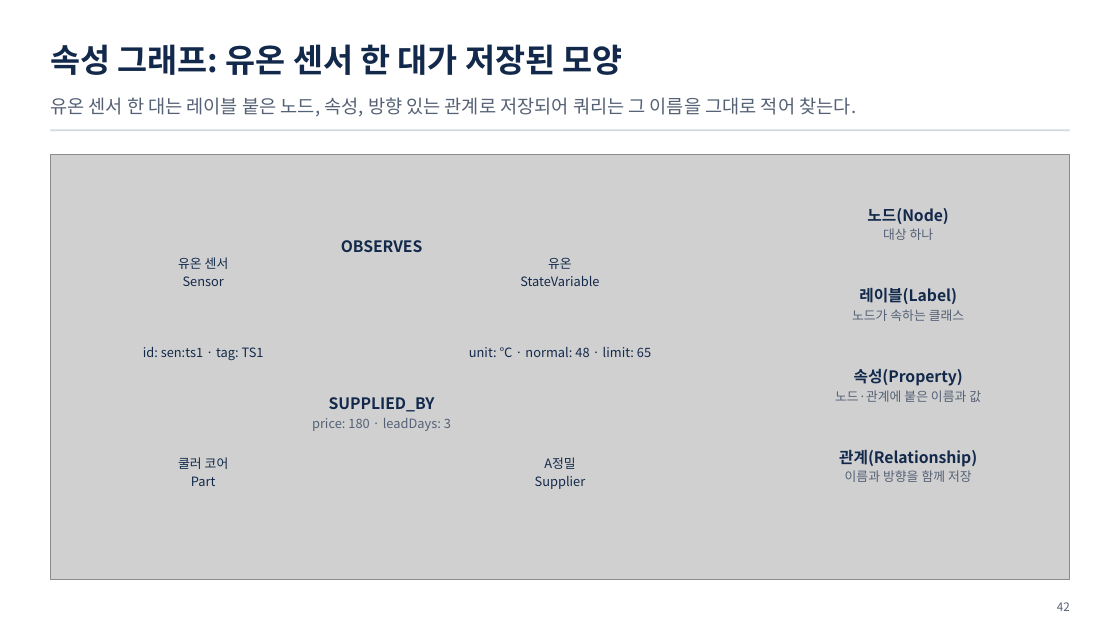
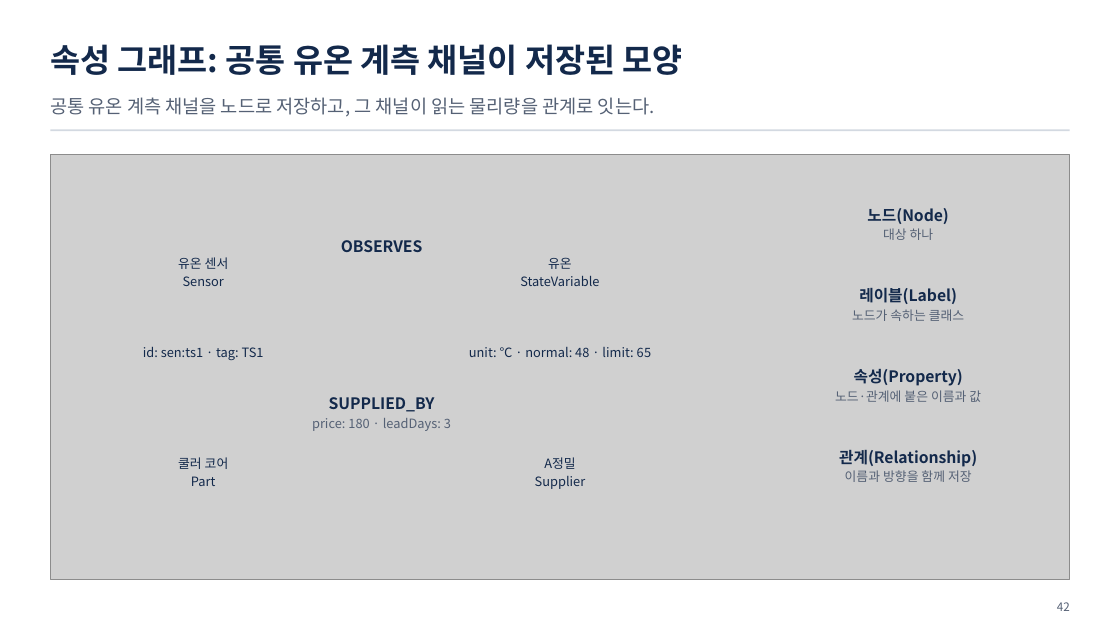
Before and after one commit to uengine-oss/hyd-iot-edu, a slide deck: slide 42 of workspace/강의제작/산출물/실전반/이론/02회차/실전반_02일차.pptx. Drawn at 1120x630 pixels with LibreOffice and Linux fonts; fonts in the diff are those of the drawing; grey boxes stand for pictures. Boxes give left, top, right and bottom in pixels: in the first picture for what was removed or moved away, otherwise in the second. Text is boxed around its words. In the diff, an @@ line names an element or a change of style, - is before the commit and + after.

Commit message:
실전반 2회차 덱·낭독을 단원별 수정하고 맑은 고딕 렌더·판본·오프라인 짝을 검증

```diff
--- a/workspace/강의제작/산출물/실전반/이론/02회차/실전반_02일차.pptx
+++ b/workspace/강의제작/산출물/실전반/이론/02회차/실전반_02일차.pptx
@@ text at [50, 44, 683, 75]: text changed @@
-속성 그래프: 유온 센서 한 대가 저장된 모양
+속성 그래프: 공통 유온 계측 채널이 저장된 모양
@@ text at [50, 97, 655, 117]: text changed @@
-유온 센서 한 대는 레이블 붙은 노드, 속성, 방향 있는 관계로 저장되어 쿼리는 그 이름을 그대로 적어 찾는다.
+공통 유온 계측 채널을 노드로 저장하고, 그 채널이 읽는 물리량을 관계로 잇는다.
```
Also in this commit, not shown: 10 other slides changed, 13 other files.
